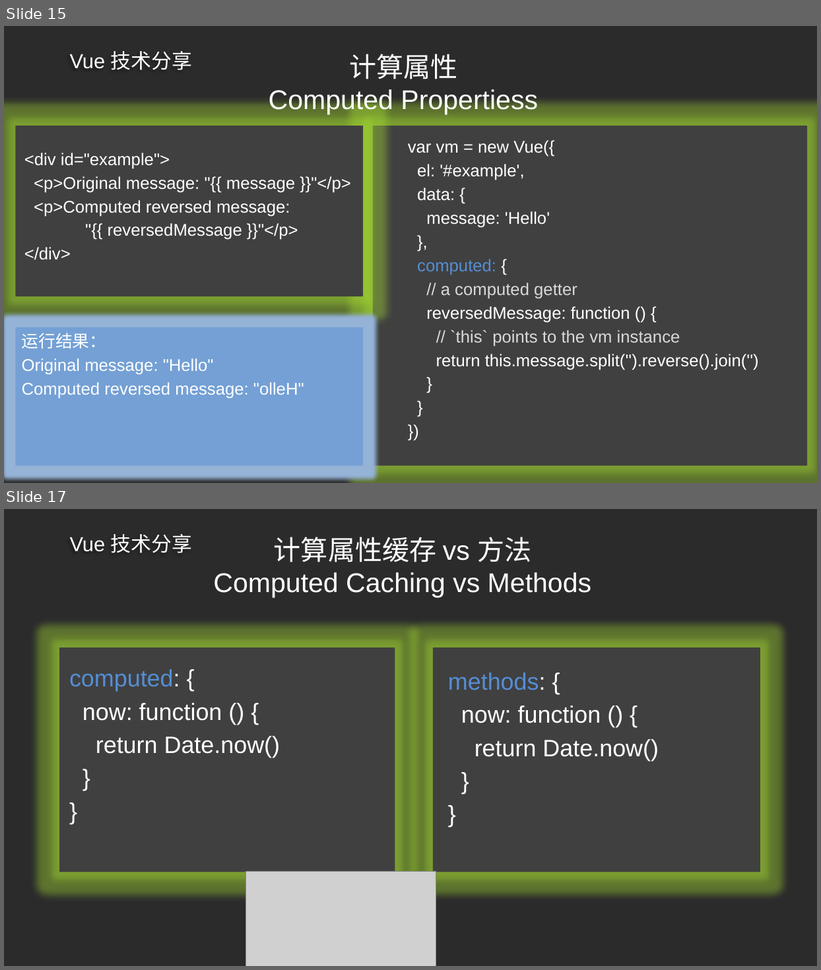
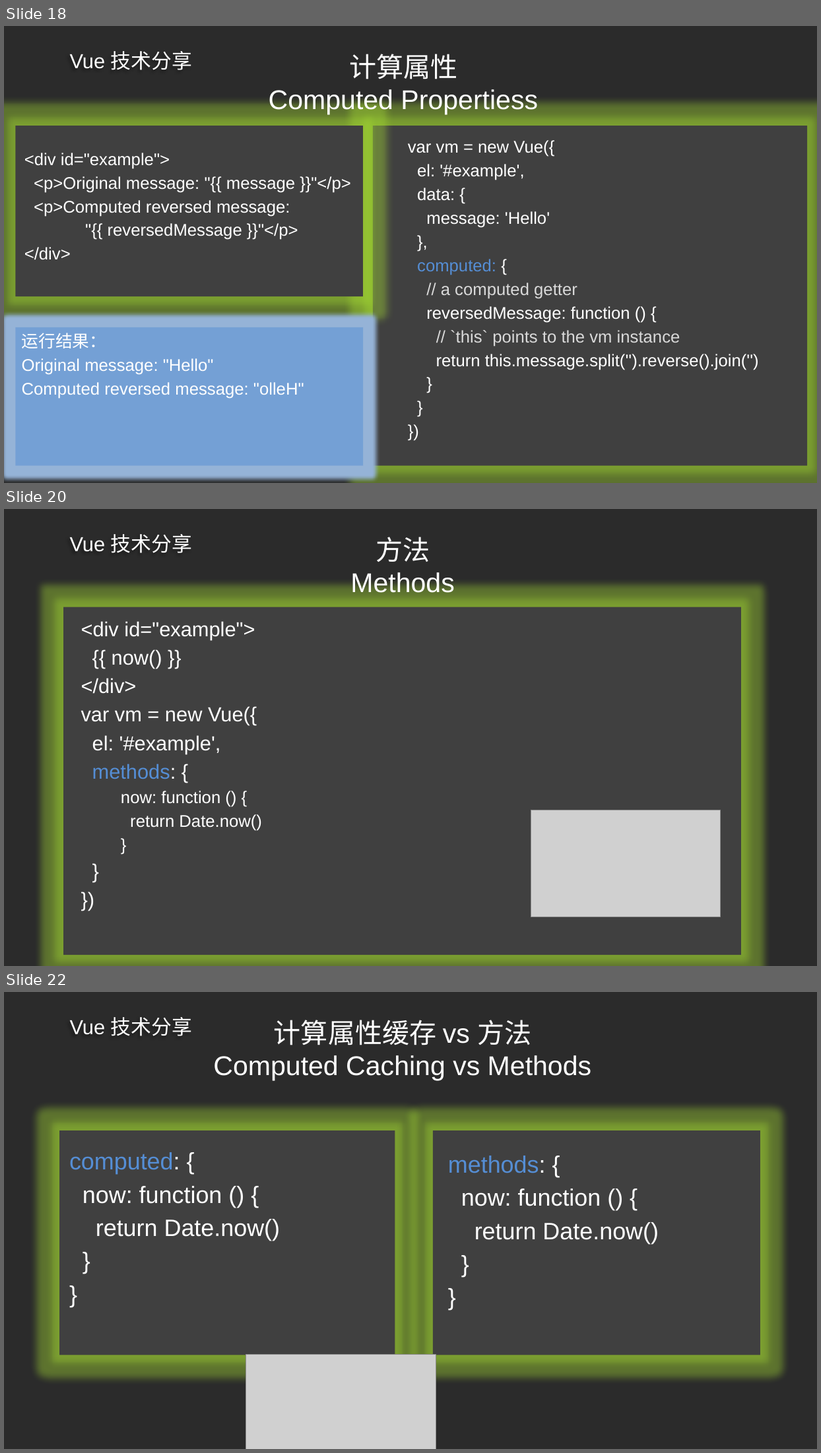
Before and after one commit to ldjdd/traing-library, a slide deck: vue/演示文稿.pptx. Shown one above the other, each under a label of ours: slides 15 and 17 before the commit, slides 18, 20 and 22 after it; the slides between them are not shown. The pictures are 821x970 and 821x1453 pixels, drawn with LibreOffice and Linux fonts; fonts in the diff are those of the drawing; grey boxes stand for pictures; background and template pictures are left out; a plain dark background stands for a picture behind light text. Boxes give left, top, right and bottom in pixels: in the first picture for what was removed or moved away, otherwise in the second. Text is boxed around its words. In the diff, an @@ line names an element or a change of style, - is before the commit and + after.

```diff
--- a/vue/演示文稿.pptx
+++ b/vue/演示文稿.pptx
@@ slide 20 added at (4, 509, 817, 966), background picture (left out); not listed: 1 template element that a slide beside it also shows @@
@@ title added at (350, 537, 454, 593), 32 pt, text #FFFFFF @@
+方法
+Methods
@@ rectangle added at (63, 607, 741, 956), fill #404040 @@
@@ text added at (81, 621, 262, 831), 24 pt, text #FFFFFF @@
+<div id="example">
+{{ now() }}
+</div>
+var vm = new Vue({
+el: '#example',
+methods: {
+  now: function () {
+  return Date.now()
+  }
+}
+})
@@ picture added at (531, 811, 721, 917) @@
@@ what was slide 15 is now slide 18 @@
@@ what was slide 17 is now slide 22 @@
```
Also in this commit, not shown: 2 slides changed, 4 other slides added, 2 other files.
